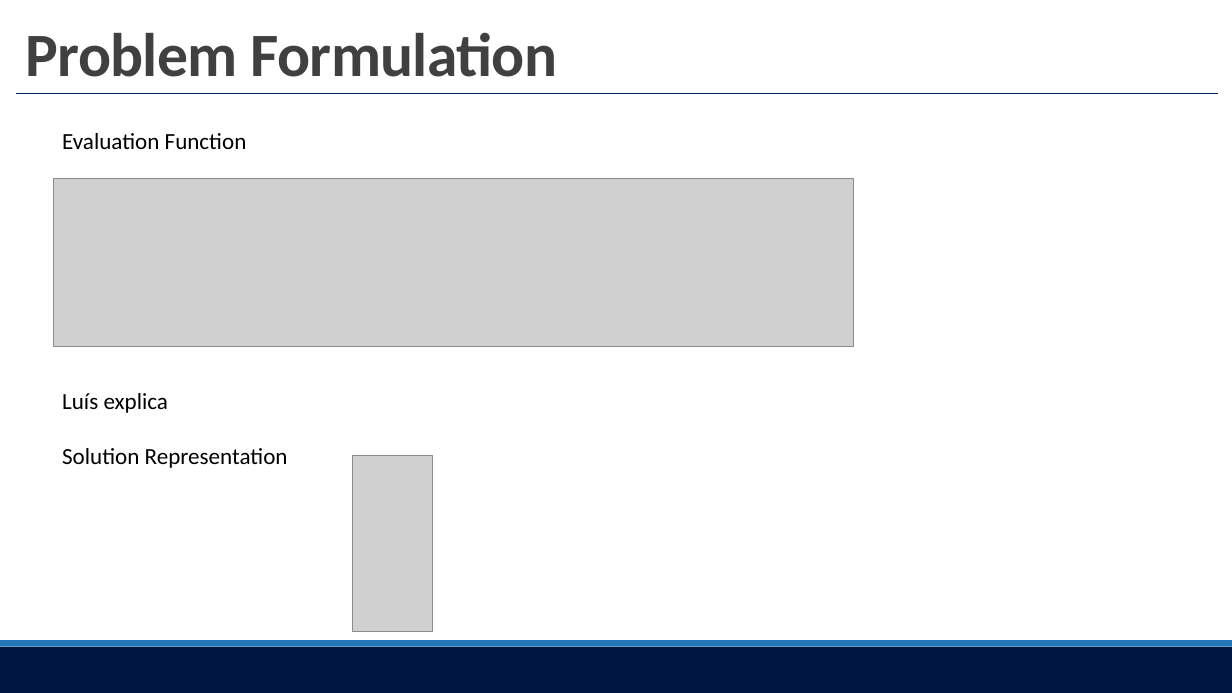
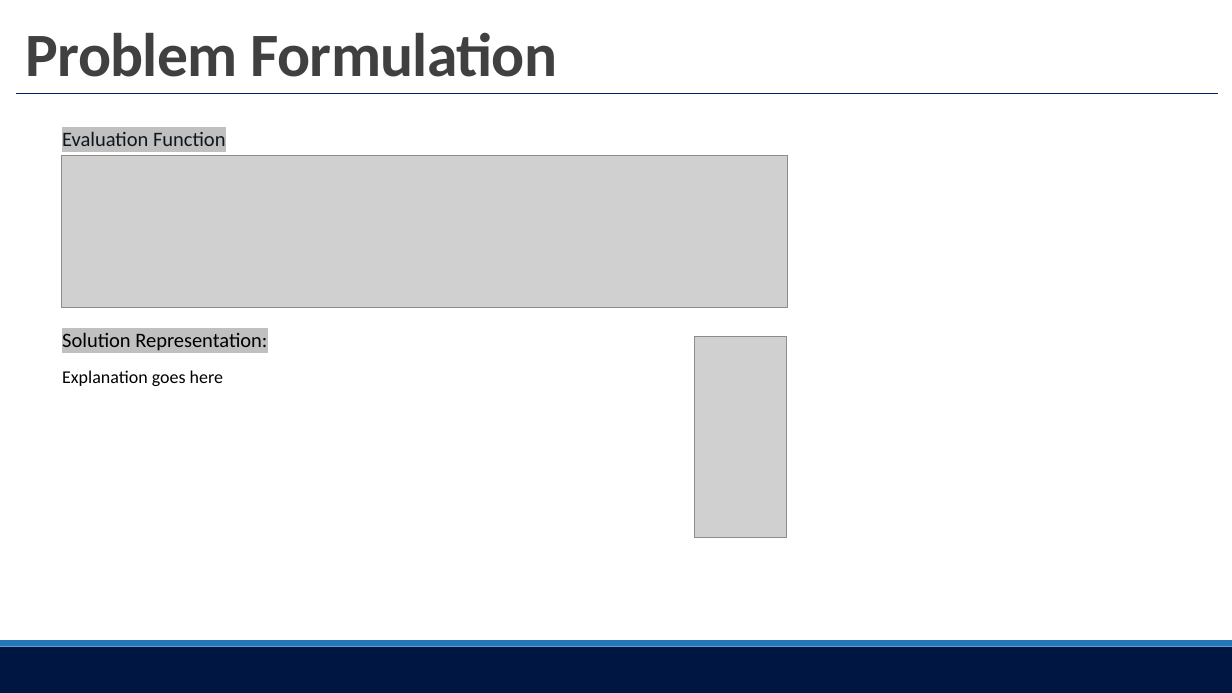
Before and after one commit to motapinto/feup-IART, a slide deck: slide 4 of Projects/P1/doc/IART01.pptx. Drawn at 1232x693 pixels with LibreOffice and Linux fonts; fonts in the diff are those of the drawing; grey boxes stand for pictures. Boxes give left, top, right and bottom in pixels: in the first picture for what was removed or moved away, otherwise in the second. Text is boxed around its words. In the diff, an @@ line names an element or a change of style, - is before the commit and + after.

```diff
--- a/Projects/P1/doc/IART01.pptx
+++ b/Projects/P1/doc/IART01.pptx
@@ text "Evaluation Function" at (62, 131, 226, 146): size 18 to 16 pt, text colour #000000 to #0D171F, highlight none to #C0C0C0 @@
@@ picture: place and size @@
-picture at (53, 178, 853, 347)
+picture at (62, 155, 788, 308)
@@ text at (62, 332, 267, 351): text changed; size 18 to 16 pt @@
-Solution Representation
+Solution Representation:
@@ picture: place and size @@
-picture at (352, 456, 433, 632)
+picture at (695, 336, 787, 537)
@@ text added at (62, 370, 223, 386), 14 pt, text #000000 @@
+Explanation goes here
@@ text removed at (62, 393, 168, 413) @@
-Luís explica
```
Also in this commit, not shown: 2 other slides changed, 1 slide removed, 2 other files.
